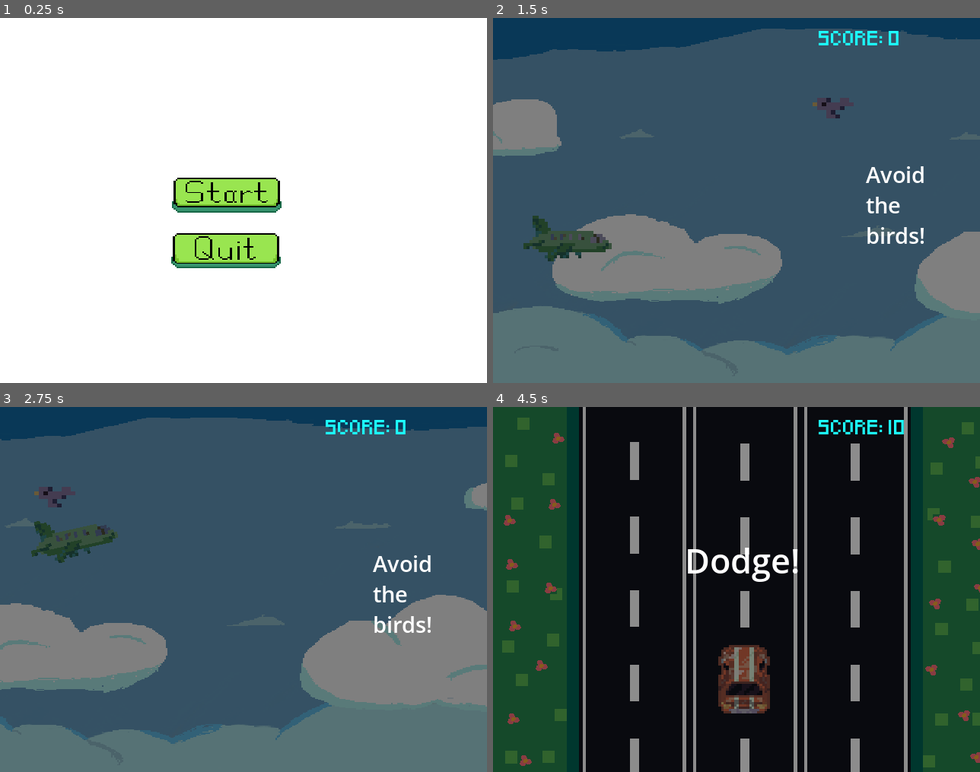
Above: before the commit, frames 1-4 (two rows, left to right).
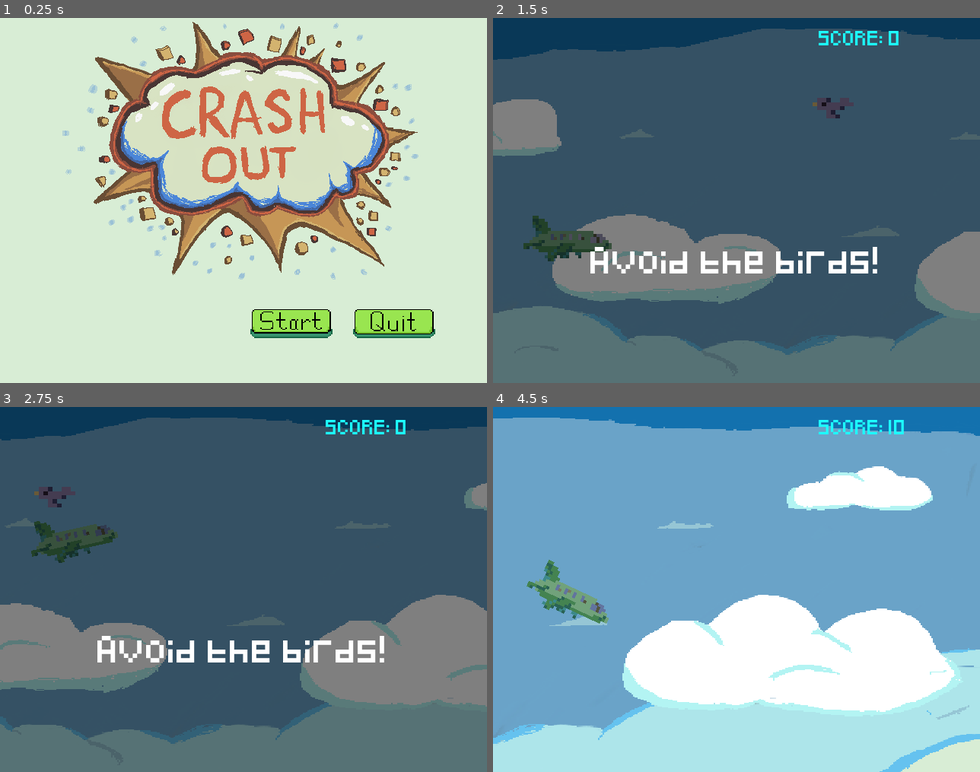
Above: after the commit, the same moments.

Repository: xmaggie05/gameJam
Game: Godot game, scene res://Scenes/main_menu.tscn
Same seed, same stepped clock (60 frames per second), same inputs: the game is played once before the commit and once after it.
Inputs (mouse positions are in pixels of both pictures, inside the frame that each line leads up to; where the layout moved, square brackets give the same spot in the first picture):
- Up to frame 1 (0.25 s): no input
- Up to frame 2 (1.5 s): click (736, 134) at 0.52 s; click (785, 320) [721, 193] at 1.25 s
- Up to frame 3 (2.75 s): hold D (right) from 2.03 s (still down); tap Up (up) at 2.27, 2.57 s
- Up to frame 4 (4.5 s): tap Up (up) at 3.02, 3.32 s; release D (right) at 3.53 s; hold A (left) 3.53-4.28 s; hold D (right) from 4.28 s (still down)

The runs differ from the first frame. In frame 1, 100% of the frame differs, in the area x 0-100%, y 0-100%; in frame 2, 2.2%; in frame 3, 2.2%; in frame 4, 100%.

Commit message:
MAIN MENU
er

Diff:
--- a/gamejam/Characters/object.gd
+++ b/gamejam/Characters/object.gd
@@ -1,6 +1,6 @@
 extends Area2D
 
-@export var base_speed: float = 100.0
+@export var base_speed: float = 200.0
 var speed: float = 0.0
 
 func set_speed_multiplier(multiplier: float) -> void:
--- a/gamejam/Global.gd
+++ b/gamejam/Global.gd
@@ -18,6 +18,7 @@
 		score += 1
 
 	if not is_running:
+		reset()
 		return
 	elapsed_time += delta
 	var t: float = clamp(elapsed_time / TIME_TO_MAX, 0.0, 1.0)
@@ -39,7 +40,7 @@
 var elapsed_time: float = 0.0
 var speed_multiplier: float = 1.0
 
-const MAX_MULTIPLIER: float = 4.0
+const MAX_MULTIPLIER: float = 5.0
 const TIME_TO_MAX: float    = 45.0
 
 var is_running: bool = false
--- a/gamejam/Levels/airplane_level.tscn
+++ b/gamejam/Levels/airplane_level.tscn
@@ -2,13 +2,11 @@
 
 [ext_resource type="PackedScene" uid="uid://dcp6erohteg20" path="res://Characters/airplane.tscn" id="1_6n6at"]
 [ext_resource type="Script" uid="uid://4xri72jb2d64" path="res://Levels/airplane_level.gd" id="1_s8emw"]
-
-[ext_resource type="Shader" path="res://Levels/scroll_side.gdshader" id="2_opb1l"]
-[ext_resource type="PackedScene" uid="uid://chxbmi6c8ourw" path="res://bird.tscn" id="3_dcr10"]
-[ext_resource type="PackedScene" uid="uid://b43402d8voxy6" path="res://score_label.tscn" id="6_8pb76"]
 [ext_resource type="Shader" uid="uid://0u5vej3iysna" path="res://Levels/scroll_side.gdshader" id="2_opb1l"]
 [ext_resource type="PackedScene" uid="uid://chxbmi6c8ourw" path="res://bird.tscn" id="3_dcr10"]
 [ext_resource type="Texture2D" uid="uid://drqoqw0i2ghal" path="res://Art/sky2.png" id="3_opb1l"]
+[ext_resource type="PackedScene" path="res://score_label.tscn" id="6_8pb76"]
+[ext_resource type="FontFile" uid="uid://cbade1gr7ky31" path="res://Assets/Pixeled.ttf" id="6_yjfks"]
 
 [sub_resource type="ShaderMaterial" id="ShaderMaterial_8pb76"]
 shader = ExtResource("2_opb1l")
@@ -40,7 +38,7 @@
 shape = SubResource("RectangleShape2D_iqlma")
 
 [node name="Ground2" type="Area2D" parent="." unique_id=741896821]
-position = Vector2(378, 37)
+position = Vector2(389, -55)
 
 [node name="CollisionShape2D" type="CollisionShape2D" parent="Ground2" unique_id=699630327]
 position = Vector2(-59, -86)
@@ -62,10 +60,11 @@
 [node name="RichTextLabel" type="RichTextLabel" parent="." unique_id=1224047662]
 light_mask = 0
 material = SubResource("CanvasItemMaterial_dcr10")
-offset_left = 490.0
-offset_top = 186.0
-offset_right = 577.0
-offset_bottom = 336.0
+offset_left = 128.0
+offset_top = 272.0
+offset_right = 607.0
+offset_bottom = 581.0
+theme_override_fonts/normal_font = ExtResource("6_yjfks")
 theme_override_font_sizes/normal_font_size = 29
 bbcode_enabled = true
 text = "Avoid the birds!"
--- a/gamejam/Scenes/main_menu.gd
+++ b/gamejam/Scenes/main_menu.gd
@@ -1,6 +1,7 @@
 extends Control
 
 @onready var button: TextureButton = $start
+@onready var cloud: Sprite2D = $gojo
 
 var speed: float
 const start_speed = 10.0
@@ -16,6 +17,8 @@
 		#if speed > max_speed:
 			#speed = max_speed
 
+
+
 func _on_button_pressed() -> void:
 	print("hello")
 	Global.start_game()
@@ -24,3 +27,7 @@
 
 func _on_quit_pressed() -> void:
 	get_tree().quit()
+
+
+func _on_button_pressed_cloud() -> void:
+	cloud.visible = true
--- a/gamejam/Scenes/main_menu.tscn
+++ b/gamejam/Scenes/main_menu.tscn
@@ -2,14 +2,15 @@
 
 [ext_resource type="Script" uid="uid://c5plkja884l4e" path="res://Scenes/main_menu.gd" id="1_28flt"]
 [ext_resource type="Texture2D" uid="uid://bkabbiifws3y5" path="res://Assets/start_button.png" id="2_n45e2"]
+[ext_resource type="Texture2D" uid="uid://cod7xwcijfhhy" path="res://Art/main.png" id="2_trj04"]
 [ext_resource type="Texture2D" uid="uid://cxfk1m35k5jos" path="res://Assets/start_button_pressed2.png" id="3_yhxw7"]
 [ext_resource type="Texture2D" uid="uid://ceyum48ivne2m" path="res://Assets/quit_button.png" id="4_cp0ys"]
 [ext_resource type="Texture2D" uid="uid://csht2cx7oiben" path="res://Assets/start_button2.png" id="4_trj04"]
 [ext_resource type="Texture2D" uid="uid://cij63vj6qjhck" path="res://Assets/quit_button_pressed2.png" id="6_16hvj"]
 [ext_resource type="AudioStream" uid="uid://cgsdi0yg53lhw" path="res://Art/Game Jam 02 - 2_21_26, 11.14 PM.mp3" id="6_opfnp"]
 [ext_resource type="Texture2D" uid="uid://do7bsprusoncu" path="res://Assets/quit_button2.png" id="7_vr1f0"]
-
-[sub_resource type="CanvasTexture" id="CanvasTexture_rhts7"]
+[ext_resource type="Texture2D" uid="uid://dotgtibtwsvcu" path="res://Art/cloud.png" id="10_vr1f0"]
+[ext_resource type="Texture2D" uid="uid://fv6w6wiahf17" path="res://Art/gojo.png" id="11_t1dhk"]
 
 [node name="MainMenu" type="Control" unique_id=1955857486]
 layout_mode = 3
@@ -20,14 +21,14 @@
 layout_mode = 0
 offset_right = 647.0
 offset_bottom = 485.0
-texture = SubResource("CanvasTexture_rhts7")
+texture = ExtResource("2_trj04")
 
 [node name="start" type="TextureButton" parent="." unique_id=1241999263]
 layout_mode = 0
-offset_left = 210.0
-offset_top = 201.0
-offset_right = 391.0
-offset_bottom = 256.0
+offset_left = 317.0
+offset_top = 375.0
+offset_right = 452.0
+offset_bottom = 421.0
 texture_normal = ExtResource("2_n45e2")
 texture_pressed = ExtResource("3_yhxw7")
 texture_hover = ExtResource("4_trj04")
@@ -35,10 +36,10 @@
 
 [node name="quit" type="TextureButton" parent="." unique_id=618221555]
 layout_mode = 0
-offset_left = 209.0
-offset_top = 274.0
-offset_right = 390.0
-offset_bottom = 329.0
+offset_left = 452.0
+offset_top = 375.0
+offset_right = 587.0
+offset_bottom = 421.0
 texture_normal = ExtResource("4_cp0ys")
 texture_pressed = ExtResource("6_16hvj")
 texture_hover = ExtResource("7_vr1f0")
@@ -48,5 +49,26 @@
 stream = ExtResource("6_opfnp")
 autoplay = true
 
+[node name="cloud" type="Sprite2D" parent="." unique_id=1320820936]
+z_index = 3
+position = Vector2(328, 242)
+texture = ExtResource("10_vr1f0")
+
+[node name="gojo" type="Sprite2D" parent="." unique_id=2123608007]
+visible = false
+z_index = 1
+position = Vector2(343, 114)
+rotation = 3.1415927
+texture = ExtResource("11_t1dhk")
+
+[node name="Button" type="Button" parent="." unique_id=1656029351]
+z_index = -2
+layout_mode = 0
+offset_left = 153.0
+offset_top = 45.0
+offset_right = 488.0
+offset_bottom = 261.0
+
 [connection signal="pressed" from="start" to="." method="_on_button_pressed"]
 [connection signal="pressed" from="quit" to="." method="_on_quit_pressed"]
+[connection signal="pressed" from="Button" to="." method="_on_button_pressed_cloud"]
--- a/gamejam/car_level.tscn
+++ b/gamejam/car_level.tscn
@@ -1,12 +1,11 @@
-[gd_scene format=3 uid="uid://dy882x63doemy"]
+[gd_scene format=3 uid="uid://bdqbavv46hwro"]
 
 [ext_resource type="Script" uid="uid://dmsxcc8gg6bv6" path="res://car_level.gd" id="1_5eb1d"]
-[ext_resource type="PackedScene" path="res://Characters/car.tscn" id="1_nilji"]
-
-[ext_resource type="PackedScene" uid="uid://b43402d8voxy6" path="res://score_label.tscn" id="6_xctb1"]
 [ext_resource type="PackedScene" uid="uid://bvngjaul0okdb" path="res://Characters/car.tscn" id="1_nilji"]
 [ext_resource type="Shader" uid="uid://ct2qoyp0wkos4" path="res://scroll.gdshader" id="2_ucudc"]
 [ext_resource type="Texture2D" uid="uid://bygvr5s04hoo0" path="res://Art/roads.png" id="3_ucudc"]
+[ext_resource type="FontFile" uid="uid://cbade1gr7ky31" path="res://Assets/Pixeled.ttf" id="5_xctb1"]
+[ext_resource type="PackedScene" path="res://score_label.tscn" id="6_xctb1"]
 
 [sub_resource type="ShaderMaterial" id="ShaderMaterial_ucudc"]
 shader = ExtResource("2_ucudc")
@@ -39,10 +38,11 @@
 
 [node name="RichTextLabel" type="RichTextLabel" parent="." unique_id=1446886236]
 material = SubResource("CanvasItemMaterial_ddn36")
-offset_left = 252.0
-offset_top = 170.0
-offset_right = 435.0
-offset_bottom = 314.0
+offset_left = 207.0
+offset_top = 169.0
+offset_right = 534.0
+offset_bottom = 313.0
+theme_override_fonts/normal_font = ExtResource("5_xctb1")
 theme_override_font_sizes/normal_font_size = 45
 bbcode_enabled = true
 text = "Dodge!"
--- a/gamejam/horse_level.tscn
+++ b/gamejam/horse_level.tscn
@@ -1,13 +1,14 @@
-[gd_scene format=3 uid="uid://4bcicnbc2hx2"]
+[gd_scene format=3 uid="uid://de8ovic2vat4d"]
 
 [ext_resource type="Script" uid="uid://s2eay6634fo0" path="res://horse_level.gd" id="1_i45n8"]
-[ext_resource type="PackedScene" uid="uid://1r650kmffcep" path="res://horse.tscn" id="2_2g8bj"]
+[ext_resource type="PackedScene" path="res://horse.tscn" id="2_2g8bj"]
 [ext_resource type="Script" uid="uid://bms66oumxayxe" path="res://grass_background.gd" id="2_rcdom"]
 [ext_resource type="Script" uid="uid://cibf3yonx8if1" path="res://horse.gd" id="3_2g8bj"]
 [ext_resource type="PackedScene" uid="uid://c13th4apwvmq5" path="res://fence.tscn" id="4_pyqi7"]
 [ext_resource type="Texture2D" uid="uid://d2fq8th8qmg5g" path="res://Art/grassBackground.png" id="5_rcdom"]
 [ext_resource type="Script" uid="uid://bw833p2wpsbhv" path="res://fence_timer.gd" id="7_rcdom"]
-[ext_resource type="PackedScene" uid="uid://b43402d8voxy6" path="res://score_label.tscn" id="8_pn78p"]
+[ext_resource type="PackedScene" path="res://score_label.tscn" id="8_pn78p"]
+[ext_resource type="FontFile" uid="uid://cbade1gr7ky31" path="res://Assets/Pixeled.ttf" id="9_5l6t4"]
 
 [sub_resource type="RectangleShape2D" id="RectangleShape2D_jhby4"]
 size = Vector2(10.6764965, 20)
@@ -52,16 +53,18 @@
 script = ExtResource("7_rcdom")
 
 [node name="scoreLabel" parent="." unique_id=1228978019 instance=ExtResource("8_pn78p")]
+
 [node name="CanvasModulate" type="CanvasModulate" parent="." unique_id=1110256670]
 top_level = true
 color = Color(0.36471134, 0.36471146, 0.3647113, 1)
 
 [node name="RichTextLabel" type="RichTextLabel" parent="." unique_id=1928590906]
 material = SubResource("CanvasItemMaterial_rcdom")
-offset_left = 454.0
-offset_top = 261.0
-offset_right = 597.0
-offset_bottom = 342.0
+offset_left = 368.0
+offset_top = 243.0
+offset_right = 698.0
+offset_bottom = 367.0
+theme_override_fonts/normal_font = ExtResource("9_5l6t4")
 theme_override_font_sizes/normal_font_size = 45
 text = "Jump!"
 
--- a/gamejam/road.gd
+++ b/gamejam/road.gd
@@ -3,7 +3,7 @@
 @export var base_speed: float = 400.0
 
 func _process(delta: float) -> void:
-	position.y += base_speed * GameState.speed_multiplier * delta
+	position.y += base_speed * Global.speed_multiplier * delta
 
 func _on_visible_on_screen_notifier_2d_screen_exited() -> void:
 	queue_free()
--- a/gamejam/scroll.gdshader
+++ b/gamejam/scroll.gdshader
@@ -1,6 +1,6 @@
 shader_type canvas_item;
 
-uniform float base_speed = 0.10;
+uniform float base_speed = 0.30;
 
 uniform float speed_multiplier = 1.0;
 
Binary file added: gamejam/Art/cloud.png
Not shown, added: gamejam/Art/cloud.png.import
Binary file added: gamejam/Art/gojo.png
Not shown, added: gamejam/Art/gojo.png.import
Binary file added: gamejam/Art/main.png
Not shown, added: gamejam/Art/main.png.import
